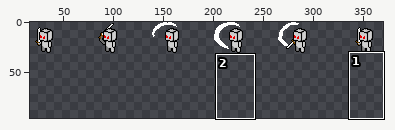
A sprite sheet gets an edit: MyGame/assets/sprites/Characters/Robot/attack/attack.png. Above: a wide view before the commit, with the close-up outlined.
Close-up. The starting point:
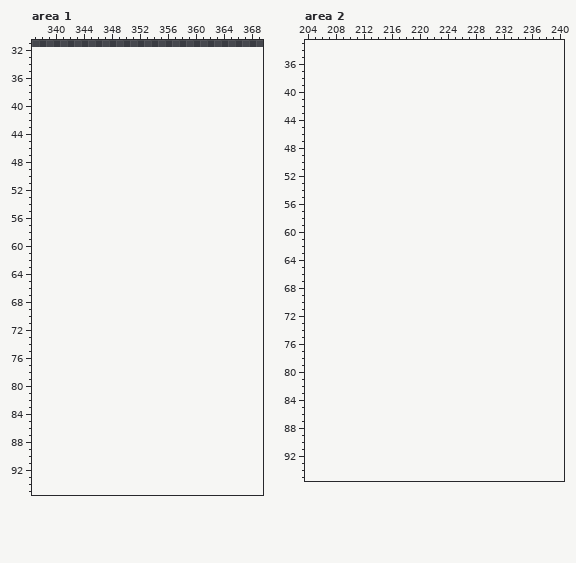
The file is 384x32 pixels. Shown: area 1: x 337..369, y 31..95; area 2: x 204..240, y 33..95. The old version is drawn lined up with the new one, on the new canvas. The wide view leaves out empty margins. The commit also changed other parts of the picture, which this record leaves out.
Palette (. is transparent): 
Once edited:
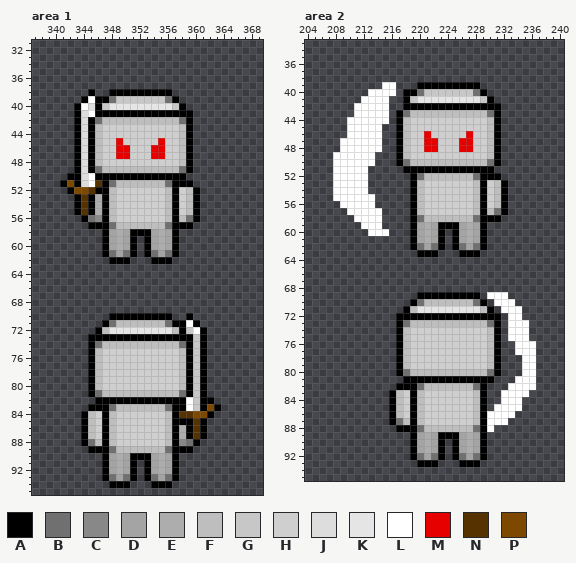
Colours new in this view: A #000000  B #707070  C #888888  D #a4a4a4  E #adadad  F #bebebe  G #c7c7c7  H #cfcfcf  J #dddddd  K #e5e5e5  L #ffffff  M #e60000  N #553200  P #7d4900
What changed:
canvas 384x32 -> 384x96
Changed rows in their new state; - is an unchanged pixel.
Area 1:
first column x 341:
38 ----A--AAAAAAAAA----
39 ---ALAABGGGGGGGBA---
40 --ALJAGKKKKKKKKKGA--
41 --AJLAAAAAAAAAAAAAA-
42 --AJABFFFFFFFFFFFBA-
43 --AJAFHHHHHHHHHHHFA-
44 --AJAFHHHHHHHHHHHFA-
45 --AJAFHHMHHHHHMHHFA-
46 --AJAFHHMMHHHMMHHFA-
47 --AJAFHHMMHHHMMHHFA-
48 --AJAFHHHHHHHHHHHFA-
49 --AJABFFFFFFFFFFFBA-
50 -AAJLAAAAAAAAAAAAA--
51 APAJLNABFFFFFFFBAAA-
52 -APPNAAFHHHHHHHFAHFA
53 --ANAEAFHHHHHHHFAHFA
54 --ANAEAFHHHHHHHFAHFA
55 --ANAEAFHHHHHHHFAHFA
56 ---ABCAFHHHHHHHFAFBA
57 ----AAABFFFFFFFBAAA-
58 ------ADEDAAADEDA---
59 ------ADEDA-ADEDA---
60 ------ADEDA-ADEDA---
61 ------ABDBA-ABDBA---
62 -------AAA---AAA----
first column x 344:
70 ----AAAAAAAAA--A----
71 ---ABFFFFFFFBAALA---
72 --AFKKKKKKKKKFAGLA--
73 -AAAAAAAAAAAAAAAGA--
74 -ABFFFFFFFFFFFBAGA--
75 -AFHHHHHHHHHHHFAGA--
76 -AFHHHHHHHHHHHFAGA--
77 -AFHHHHHHHHHHHFAGA--
78 -AFHHHHHHHHHHHFAGA--
79 -AFHHHHHHHHHHHFAGA--
80 -AFHHHHHHHHHHHFAGA--
81 -ABFFFFFFFFFFFBAGA--
82 --AAAAAAAAAAAAALGAA-
83 -AAABFFFFFFFBAALGAPA
84 AFHAFHHHHHHHFANNPPA-
85 AFHAFHHHHHHHFAAANA--
86 AFHAFHHHHHHHFAEANA--
87 AFHAFHHHHHHHFAEANA--
88 ABFAFHHHHHHHFACBA---
89 -AAABFFFFFFFBAAA----
90 ---ADEDAAADEDA------
91 ---ADEDA-ADEDA------
92 ---ADEDA-ADEDA------
93 ---ABDBA-ABDBA------
94 ----AAA---AAA-------
Area 2:
first column x 208:
39 -------LL---AAAAAAAAA----
40 -----LLLL-AABGGGGGGGBA---
41 ----LLLL--AGKKKKKKKKKGA--
42 ---LLLLL--AAAAAAAAAAAAAA-
43 ---LLLLL-ABFFFFFFFFFFFBA-
44 --LLLLLL-AFHHHHHHHHHHHFA-
45 --LLLLL--AFHHHHHHHHHHHFA-
46 --LLLLL--AFHHMHHHHHMHHFA-
47 -LLLLLL--AFHHMMHHHMMHHFA-
48 -LLLLLL--AFHHMMHHHMMHHFA-
49 LLLLLL---AFHHHHHHHHHHHFA-
50 LLLLLL---ABFFFFFFFFFFFBA-
51 LLLLL-----AAAAAAAAAAAAA--
52 LLLLL------ABFFFFFFFBAAA-
53 LLLLL------AFHHHHHHHFAHFA
54 LLLLL------AFHHHHHHHFAHFA
55 LLLLLL-----AFHHHHHHHFAHFA
56 -LLLLL-----AFHHHHHHHFAHFA
57 --LLLLL----AFHHHHHHHFAFBA
58 ---LLLL----ABFFFFFFFBAAA-
59 ----LLL----ADEDAAADEDA---
60 -----LLL---ADEDA-ADEDA---
61 -----------ADEDA-ADEDA---
62 -----------ABDBA-ABDBA---
63 ------------AAA---AAA----
first column x 216:
69 ----AAAAAAAAA-LLL----
70 ---ABFFFFFFFBA-LLL---
71 --AFKKKKKKKKKFA-LLL--
72 -AAAAAAAAAAAAAAA-LL--
73 -ABFFFFFFFFFFFBA-LLL-
74 -AFHHHHHHHHHHHFA-LLL-
75 -AFHHHHHHHHHHHFA-LLL-
76 -AFHHHHHHHHHHHFA--LLL
77 -AFHHHHHHHHHHHFA--LLL
78 -AFHHHHHHHHHHHFA---LL
79 -AFHHHHHHHHHHHFA---LL
80 -ABFFFFFFFFFFFBA---LL
81 --AAAAAAAAAAAAA---LLL
82 -AAABFFFFFFFBA---LLLL
83 AFHAFHHHHHHHFA--LLLL-
84 AFHAFHHHHHHHFA--LLL--
85 AFHAFHHHHHHHFA-LLLL--
86 AFHAFHHHHHHHFALLLL---
87 ABFAFHHHHHHHFALLL----
88 -AAABFFFFFFFBAL------
89 ---ADEDAAADEDA-------
90 ---ADEDA-ADEDA-------
91 ---ADEDA-ADEDA-------
92 ---ABDBA-ABDBA-------
93 ----AAA---AAA--------
Pixel boxes of the changes (left, top, right, bottom) in both close-ups:
added: (60, 89, 200, 264)
added: (81, 313, 221, 488)
added: (333, 82, 508, 257)
added: (389, 292, 536, 467)
